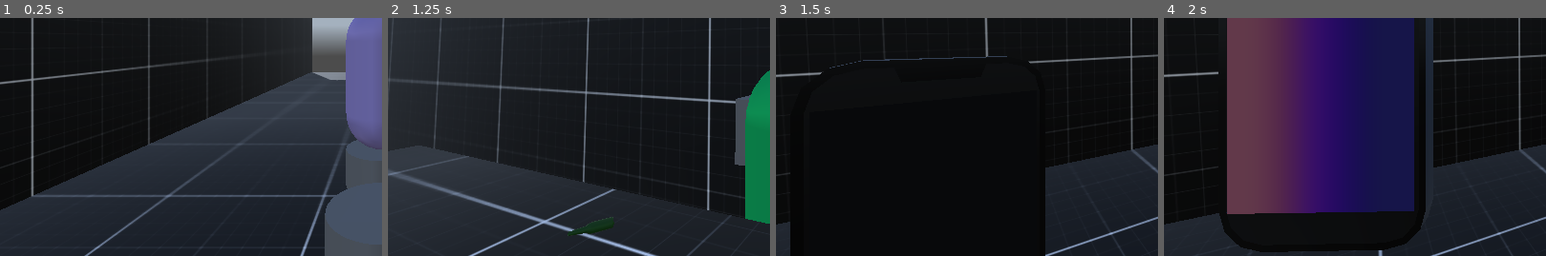
Above: before the commit, frames 1-4 (left to right).
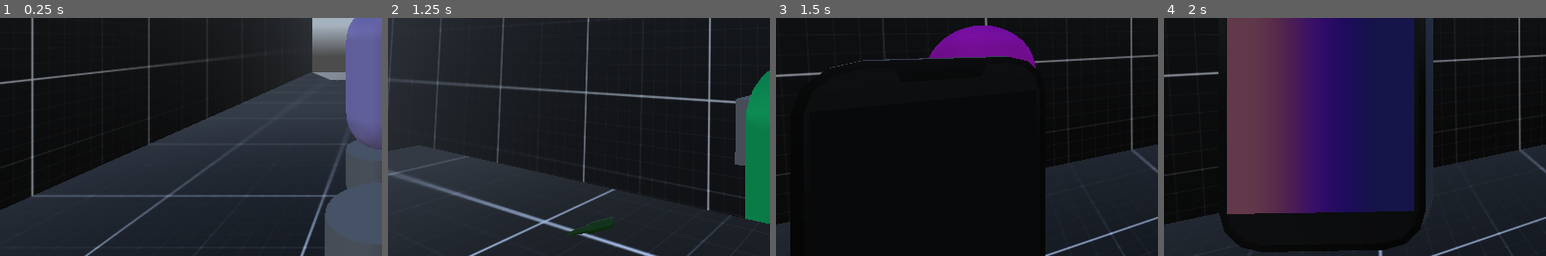
Above: after the commit, the same moments.

Repository: LucasMc17/One-Man-s-Trash
Game: Godot game, scene res://levels/level_01/root.tscn
The game is run twice, just before and just after one commit, with the same random seed, the same clock (stepped at 60 frames per second) and the same inputs. A sky picture missing from this copy of the repository is replaced by a grey-blue gradient.
Inputs (mouse positions are % of the whole screen's width and height, from its top left):
- Up to frame 1 (0.25 s): no input
- Up to frame 2 (1.25 s): tap Space (space) at 0.5 s; move the mouse to (55, 50) at 0.52 s; hold W (move_forward) from 0.53 s (still down); tap Enter (enter) at 0.6 s; click (55, 50) at 0.67 s
- Up to frame 3 (1.5 s): keep holding W (move_forward); tap Space (space) at 1.25 s; move the mouse to (45, 50) at 1.27 s; tap Tab (phone) at 1.35 s
- Up to frame 4 (2 s): keep holding W (move_forward)
The pictures show only the part of the screen within x 0-50%, y 45-95%; the shares and areas given below are measured in that part.

Frames 1-2 are identical in both runs. In frame 3, 2.7% of the frame differs, in the area x 40-68%, y 3-22%; in frame 4, nothing differs.

Commit message:
josie and jordan

Diff:
--- a/levels/level_01/root.tscn
+++ b/levels/level_01/root.tscn
@@ -23,7 +23,9 @@
 [ext_resource type="Script" uid="uid://c6pfgu73jm2sd" path="res://levels/level_01/states/go_to_bart_state.gd" id="18_bt03r"]
 [ext_resource type="Script" uid="uid://b6p3ht05y6mes" path="res://levels/level_01/states/look_for_screwdriver_state.gd" id="19_2q5mi"]
 [ext_resource type="PackedScene" uid="uid://dps1at258aprq" path="res://area_triggers/area_trigger_oneoff.tscn" id="21_2q5mi"]
+[ext_resource type="PackedScene" uid="uid://bf24jn3v0wwk5" path="res://scenes/characters/npcs/jordan/jordan.tscn" id="23_f78q5"]
 [ext_resource type="PackedScene" uid="uid://bbfb6b3h24aq1" path="res://scenes/characters/npcs/mike/mike.tscn" id="23_q0ki3"]
+[ext_resource type="PackedScene" uid="uid://bms2osakwmclh" path="res://scenes/characters/npcs/josie/josie.tscn" id="24_vy6qu"]
 
 [sub_resource type="BoxShape3D" id="BoxShape3D_bt03r"]
 size = Vector3(1, 1.96729, 1)
@@ -206,6 +208,12 @@
 [node name="Bart" parent="NPCs" node_paths=PackedStringArray("MOVE_PATHS") instance=ExtResource("7_thd0o")]
 MOVE_PATHS = [NodePath("../../Paths/Bart/ToBathroom")]
 
+[node name="Jordan" parent="NPCs" instance=ExtResource("23_f78q5")]
+transform = Transform3D(1, 0, 0, 0, 1, 0, 0, 0, 1, -2.9225, 0, 2.21473)
+
+[node name="Josie" parent="NPCs" instance=ExtResource("24_vy6qu")]
+transform = Transform3D(1, 0, 0, 0, 1, 0, 0, 0, 1, -2.95512, 0, 0.0283406)
+
 [node name="Mike" parent="NPCs" instance=ExtResource("23_q0ki3")]
 transform = Transform3D(1, 0, 0, 0, 1, 0, 0, 0, 1, 0, 0, -4.16871)
 
--- a/scenes/characters/npcs/bart/bart.tscn
+++ b/scenes/characters/npcs/bart/bart.tscn
@@ -30,5 +30,3 @@
 
 [node name="DebugLabel" parent="." index="5"]
 texture = SubResource("ViewportTexture_oju1j")
-
-[connection signal="interacted" from="Interactable" to="." method="_on_interactable_interacted"]
--- a/scenes/characters/npcs/bartender/bartender.tscn
+++ b/scenes/characters/npcs/bartender/bartender.tscn
@@ -65,5 +65,3 @@
 
 [node name="DebugLabel" parent="." index="5"]
 texture = SubResource("ViewportTexture_a0avn")
-
-[connection signal="interacted" from="Interactable" to="." method="_on_interactable_interacted"]
--- /dev/null
+++ b/scenes/characters/npcs/jordan/jordan.tscn
@@ -0,0 +1,20 @@
+[gd_scene load_steps=5 format=3 uid="uid://bf24jn3v0wwk5"]
+
+[ext_resource type="PackedScene" uid="uid://buguuxwjtfcow" path="res://scenes/characters/npcs/base_npc.tscn" id="1_ivbon"]
+
+[sub_resource type="StandardMaterial3D" id="StandardMaterial3D_ivbon"]
+albedo_color = Color(0.900242, 0.735344, 0, 1)
+
+[sub_resource type="CapsuleMesh" id="CapsuleMesh_k2ap4"]
+material = SubResource("StandardMaterial3D_ivbon")
+
+[sub_resource type="ViewportTexture" id="ViewportTexture_k2ap4"]
+viewport_path = NodePath("SubViewport")
+
+[node name="Jordan" instance=ExtResource("1_ivbon")]
+
+[node name="MeshInstance3D" parent="." index="2"]
+mesh = SubResource("CapsuleMesh_k2ap4")
+
+[node name="DebugLabel" parent="." index="5"]
+texture = SubResource("ViewportTexture_k2ap4")
--- /dev/null
+++ b/scenes/characters/npcs/josie/josie.tscn
@@ -0,0 +1,20 @@
+[gd_scene load_steps=5 format=3 uid="uid://bms2osakwmclh"]
+
+[ext_resource type="PackedScene" uid="uid://buguuxwjtfcow" path="res://scenes/characters/npcs/base_npc.tscn" id="1_5ebfn"]
+
+[sub_resource type="StandardMaterial3D" id="StandardMaterial3D_5ebfn"]
+albedo_color = Color(0.885974, 0.000746604, 0.905859, 1)
+
+[sub_resource type="CapsuleMesh" id="CapsuleMesh_3utvq"]
+material = SubResource("StandardMaterial3D_5ebfn")
+
+[sub_resource type="ViewportTexture" id="ViewportTexture_3utvq"]
+viewport_path = NodePath("SubViewport")
+
+[node name="Josie" instance=ExtResource("1_5ebfn")]
+
+[node name="MeshInstance3D" parent="." index="2"]
+mesh = SubResource("CapsuleMesh_3utvq")
+
+[node name="DebugLabel" parent="." index="5"]
+texture = SubResource("ViewportTexture_3utvq")
--- a/scenes/characters/npcs/mike/mike.tscn
+++ b/scenes/characters/npcs/mike/mike.tscn
@@ -32,5 +32,3 @@
 
 [node name="DebugLabel" parent="." index="5"]
 texture = SubResource("ViewportTexture_orqlb")
-
-[connection signal="interacted" from="Interactable" to="." method="_on_interactable_interacted"]
Not shown: 1 places in levels/level_01/root.tscn that only renumber resources
